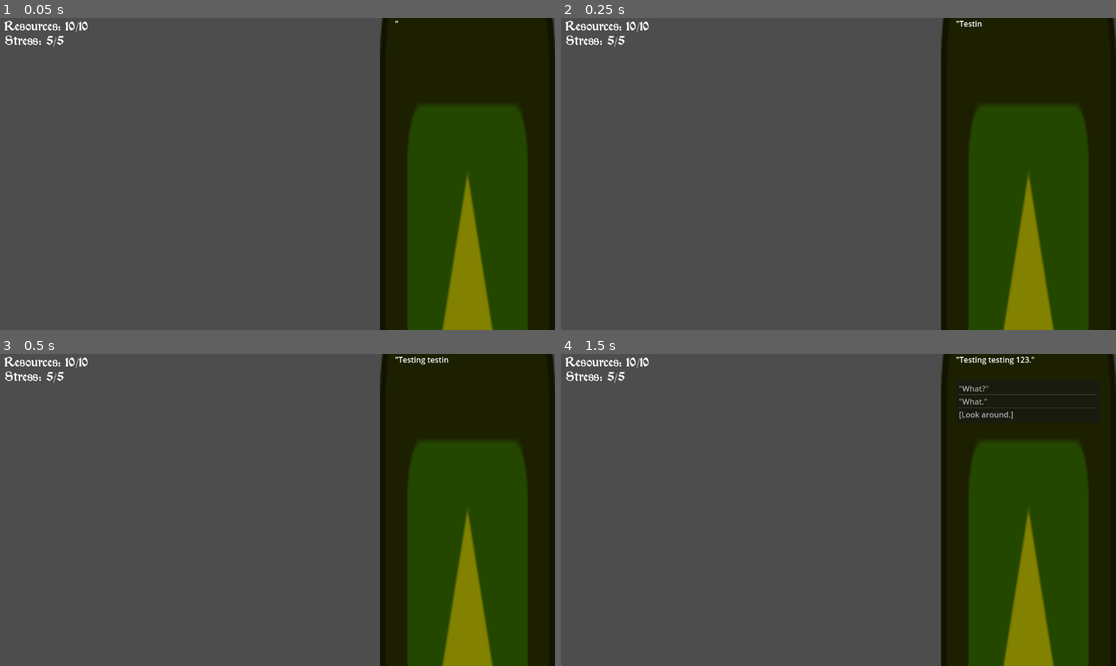
Above: before the commit, frames 1-4 (two rows, left to right).
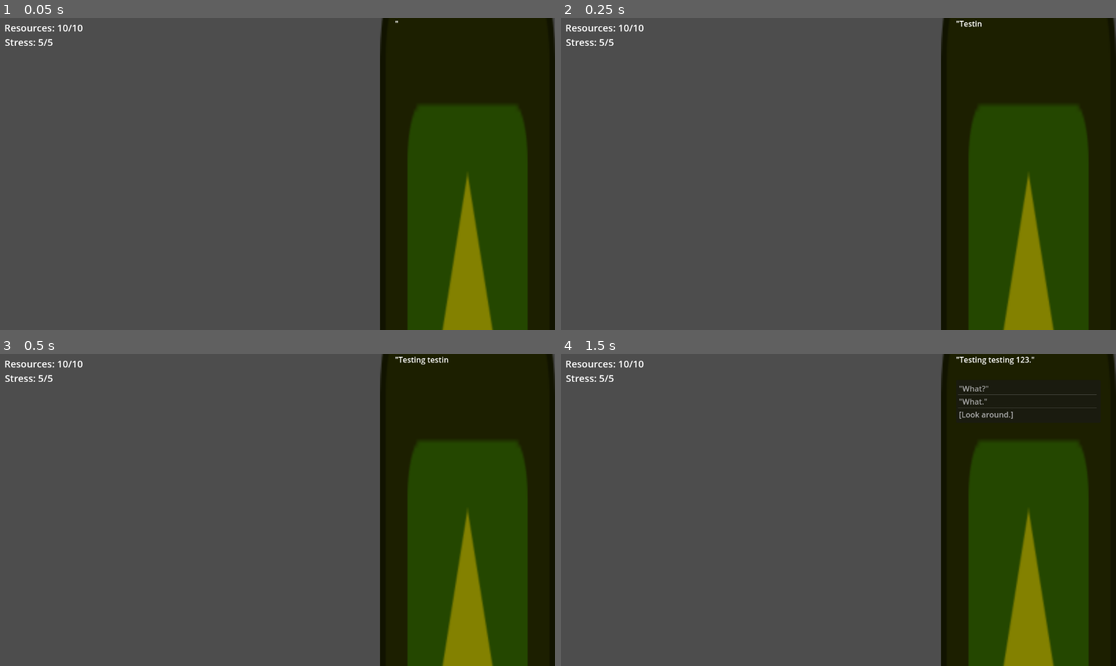
Above: after the commit, the same moments.

Repository: Jollista/Brackeys-Jam-2024.1
Game: Godot game, scene res://Dialogue/TestScene/dialogue_test.tscn
Same seed, same stepped clock (60 frames per second), same inputs: the game is played once before the commit and once after it. The project has no main scene, so this scene is started directly. The engine's default icon, where the game draws it, is replaced by a stand-in: a white triangle on a blue panel in a dark square.
Inputs (mouse positions are in pixels of both pictures, inside the frame that each line leads up to):
- Up to frame 1 (0.05 s): no input
- Up to frame 2 (0.25 s): no input
- Up to frame 3 (0.5 s): no input
- Up to frame 4 (1.5 s): move the mouse to (960, 494) at 0.52 s; click (960, 494) at 0.6 s; tap Enter at 1.25 s; move the mouse to (727, 525) at 1.27 s; click (727, 525) at 1.35 s

The runs differ from the first frame. In frame 1, 0.5% of the frame differs, in the area x 0-16%, y 0-10%; in frame 2, 0.5%; in frame 3, 0.5%; in frame 4, 0.5%.

Commit message:
Added additional output to stress boost

Diff:
--- a/Dialogue/DialogueCanvas.gd
+++ b/Dialogue/DialogueCanvas.gd
@@ -203,6 +203,8 @@
 		if ResourceTracker.stress > 0 and (result["Result"] == Dice.MIXED_SUCCESS or result["Result"] == Dice.FAILURE):
 			stress_boost = await prompt_stress_boost()
 			ResourceTracker.set_stress(ResourceTracker.get_stress()-stress_boost)
+			if stress_boost > 0:
+				output_check_result({"Stress Boost":true, "Result":result["Result"]-stress_boost})
 
 		# continue to next dialogue based on result
 		var next = next_labels[result["Result"]-stress_boost] # next label = result - stress_boost
@@ -321,15 +323,18 @@
 
 # output a given result to the player
 func output_check_result(result):
-	chat.text += "\n\n[color=gray][i]" + str(len(result["Rolls"])) + "d6 ("
-
-	for i in len(result["Rolls"]):
-		chat.text += str(result["Rolls"][i]) # add roll to text
-		# add comma if not last roll
-		if i < len(result["Rolls"])-1:
-			chat.text += ", "
-
-	chat.text += ") : "
+	if not result.has("Stress Boost"):
+		chat.text += "\n\n[color=gray][i]" + str(len(result["Rolls"])) + "d6 ("
+
+		for i in len(result["Rolls"]):
+			chat.text += str(result["Rolls"][i]) # add roll to text
+			# add comma if not last roll
+			if i < len(result["Rolls"])-1:
+				chat.text += ", "
+
+		chat.text += ") : "
+	else:
+		chat.text += "\n\n[color=gray][i] Stress Boost : "
 
 	var success_message
 	match result["Result"]:
--- a/Resources/resource_canvas.tscn
+++ b/Resources/resource_canvas.tscn
@@ -1,7 +1,6 @@
-[gd_scene load_steps=3 format=3 uid="uid://p2niwgqj3vof"]
+[gd_scene load_steps=2 format=3 uid="uid://p2niwgqj3vof"]
 
 [ext_resource type="Script" path="res://Resources/ResourceCanvas.gd" id="1_2pp2b"]
-[ext_resource type="FontFile" uid="uid://xaaa6hiu3xwb" path="res://Assets/MorrisRoman-Black.ttf" id="2_gek05"]
 
 [node name="ResourceCanvas" type="CanvasLayer"]
 script = ExtResource("1_2pp2b")
@@ -18,16 +17,11 @@
 offset_top = 6.0
 offset_right = 227.0
 offset_bottom = 32.0
-theme_override_fonts/normal_font = ExtResource("2_gek05")
-theme_override_fonts/bold_font = ExtResource("2_gek05")
-theme_override_fonts/italics_font = ExtResource("2_gek05")
-theme_override_fonts/bold_italics_font = ExtResource("2_gek05")
-theme_override_fonts/mono_font = ExtResource("2_gek05")
-theme_override_font_sizes/normal_font_size = 30
-theme_override_font_sizes/bold_font_size = 30
-theme_override_font_sizes/italics_font_size = 30
-theme_override_font_sizes/bold_italics_font_size = 30
-theme_override_font_sizes/mono_font_size = 30
+theme_override_font_sizes/normal_font_size = 20
+theme_override_font_sizes/bold_font_size = 20
+theme_override_font_sizes/italics_font_size = 20
+theme_override_font_sizes/bold_italics_font_size = 20
+theme_override_font_sizes/mono_font_size = 20
 bbcode_enabled = true
 text = "Resources: "
 fit_content = true
@@ -38,16 +32,11 @@
 offset_top = 36.0
 offset_right = 165.0
 offset_bottom = 62.0
-theme_override_fonts/normal_font = ExtResource("2_gek05")
-theme_override_fonts/bold_font = ExtResource("2_gek05")
-theme_override_fonts/italics_font = ExtResource("2_gek05")
-theme_override_fonts/bold_italics_font = ExtResource("2_gek05")
-theme_override_fonts/mono_font = ExtResource("2_gek05")
-theme_override_font_sizes/normal_font_size = 30
-theme_override_font_sizes/bold_font_size = 30
-theme_override_font_sizes/italics_font_size = 30
-theme_override_font_sizes/bold_italics_font_size = 30
-theme_override_font_sizes/mono_font_size = 30
+theme_override_font_sizes/normal_font_size = 20
+theme_override_font_sizes/bold_font_size = 20
+theme_override_font_sizes/italics_font_size = 20
+theme_override_font_sizes/bold_italics_font_size = 20
+theme_override_font_sizes/mono_font_size = 20
 bbcode_enabled = true
 text = "Stress: "
 fit_content = true
